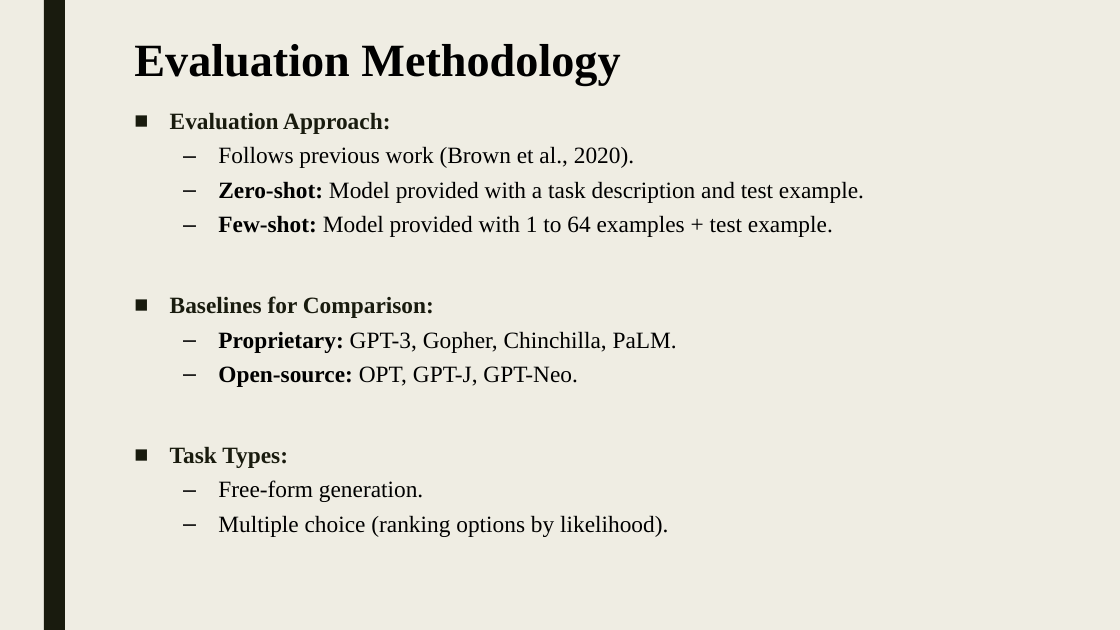
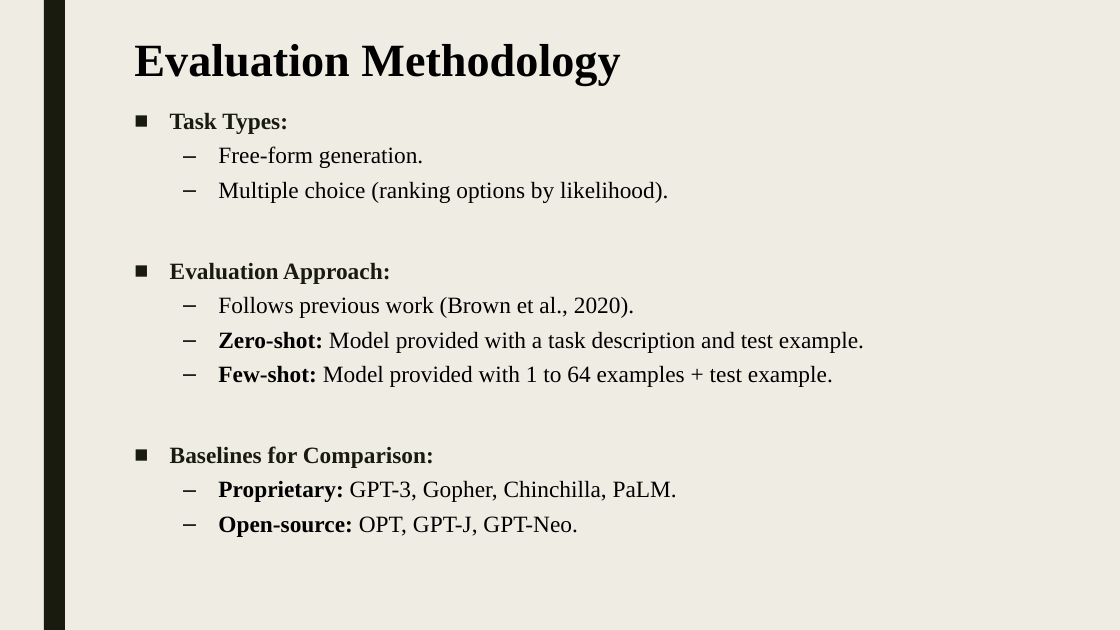
Before and after one commit to shlomi1993/llm-from-scratch, a slide deck: slide 2 of presentation/Lecture Slides.pptx. Drawn at 1120x630 pixels with LibreOffice and Linux fonts; fonts in the diff are those of the drawing. Boxes give left, top, right and bottom in pixels: in the first picture for what was removed or moved away, otherwise in the second. Text is boxed around its words. In the diff, an @@ line names an element or a change of style, - is before the commit and + after.

```diff
--- a/presentation/Lecture Slides.pptx
+++ b/presentation/Lecture Slides.pptx
@@ text at box(170, 112, 668, 203): paragraphs added @@
+■ Task Types:
+  – Free-form generation.
+  – Multiple choice (ranking options by likelihood).
@@ text at box(170, 446, 668, 537): paragraphs removed @@
-■ Task Types:
-  – Free-form generation.
-  – Multiple choice (ranking options by likelihood).
```
Also in this commit, not shown: 11 other slides changed, 4 other files.
